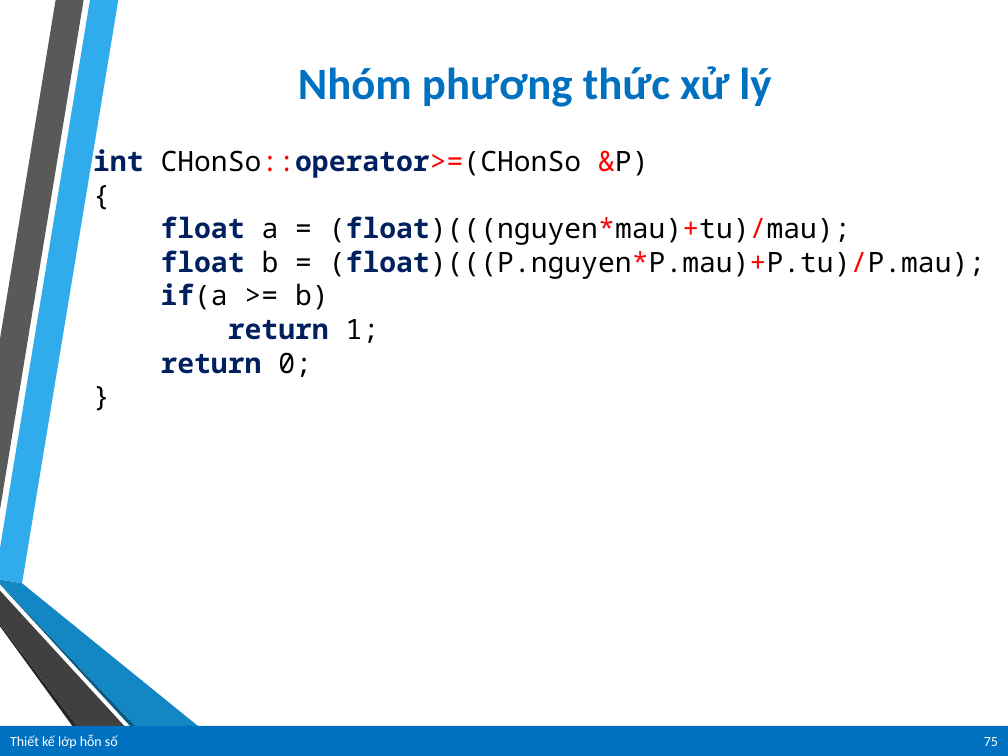
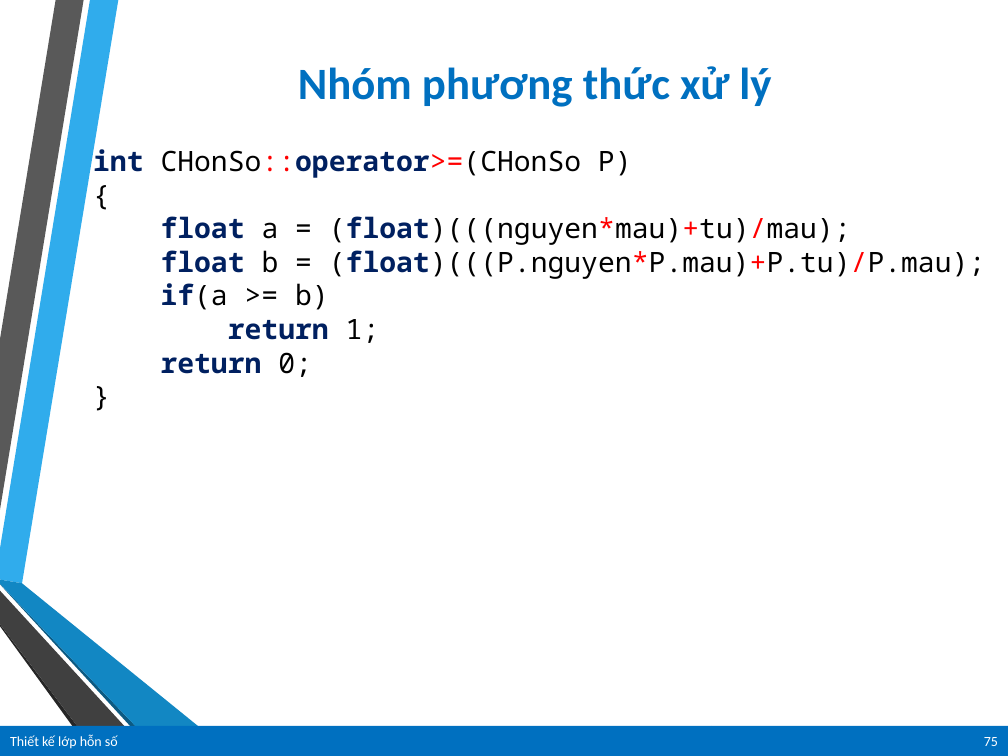
Before and after one commit to vanlinh1602/OOP_MrKhang, a slide deck: slide 75 of 20520613_20520561_20520318_20520459_20520447_Buoi05_04/Bài-học-09-Thiết-kế-lớp-CHonSo.pptx. Drawn at 1008x756 pixels with LibreOffice and Linux fonts; fonts in the diff are those of the drawing; background and template pictures are left out. Boxes give left, top, right and bottom in pixels: in the first picture for what was removed or moved away, otherwise in the second. Text is boxed around its words. In the diff, an @@ line names an element or a change of style, - is before the commit and + after.

```diff
--- a/20520613_20520561_20520318_20520459_20520447_Buoi05_04/Bài-học-09-Thiết-kế-lớp-CHonSo.pptx
+++ b/20520613_20520561_20520318_20520459_20520447_Buoi05_04/Bài-học-09-Thiết-kế-lớp-CHonSo.pptx
@@ text at <box>93,144,632,178</box>: text changed @@
-int CHonSo::operator>=(CHonSo &P)
+int CHonSo::operator>=(CHonSo P)
```
Also in this commit, not shown: 11 other slides changed, 2 other files.
